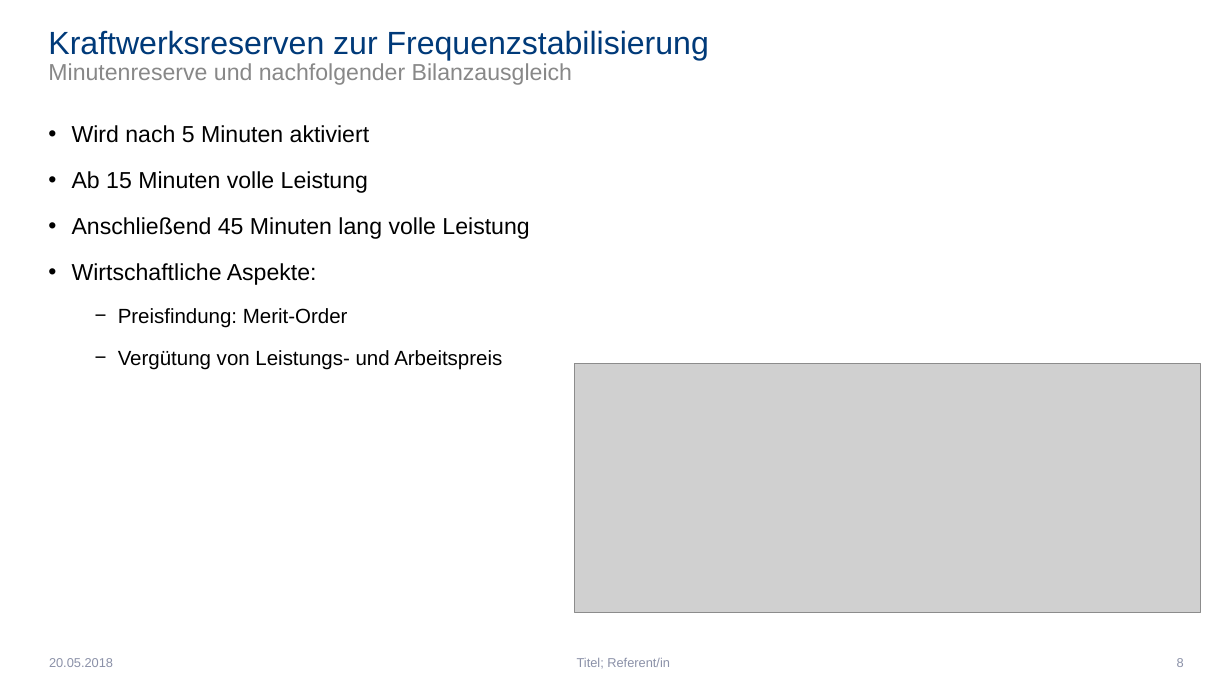
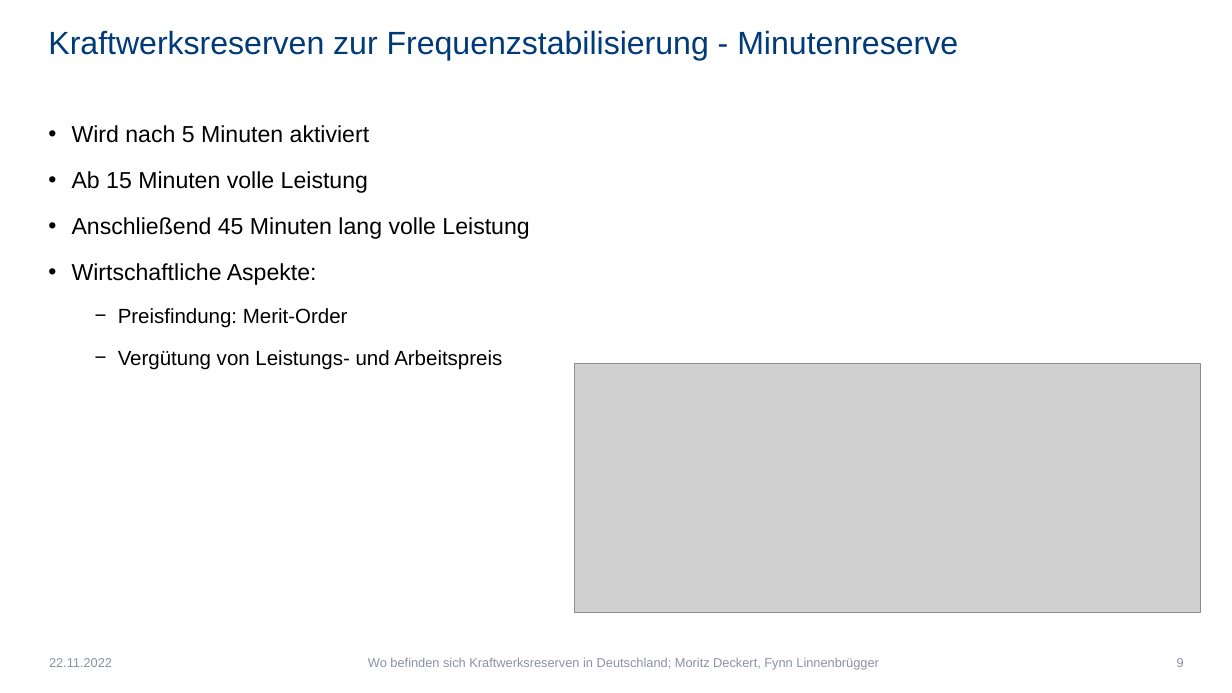
Before and after one commit to Febbyyyy/Regenerative-Energietechnik-Projekt, a slide deck: slide 9 of Präsentation - Wo befinden sich Kraftwerksreserven in Deutschland.pptx (slide 8 before the commit). Drawn at 1232x693 pixels with LibreOffice and Linux fonts; fonts in the diff are those of the drawing; grey boxes stand for pictures. Boxes give left, top, right and bottom in pixels: in the first picture for what was removed or moved away, otherwise in the second. Text is boxed around its words. In the diff, an @@ line names an element or a change of style, - is before the commit and + after.

```diff
--- a/Präsentation - Wo befinden sich Kraftwerksreserven in Deutschland.pptx
+++ b/Präsentation - Wo befinden sich Kraftwerksreserven in Deutschland.pptx
@@ title at [48,30,958,60]: text changed; size 18 to 25 pt; text colour #888888 to #003A79 @@
-Kraftwerksreserven zur Frequenzstabilisierung
-Minutenreserve und nachfolgender Bilanzausgleich
+Kraftwerksreserven zur Frequenzstabilisierung - Minutenreserve
@@ text at [49,658,112,667]: text changed @@
-20.05.2018
+22.11.2022
@@ text at [368,658,879,670]: text changed @@
-Titel; Referent/in
+Wo befinden sich Kraftwerksreserven in Deutschland; Moritz Deckert, Fynn Linnenbrügger
```
Also in this commit, not shown: 9 other slides changed, 1 slide added, 2 other files.
